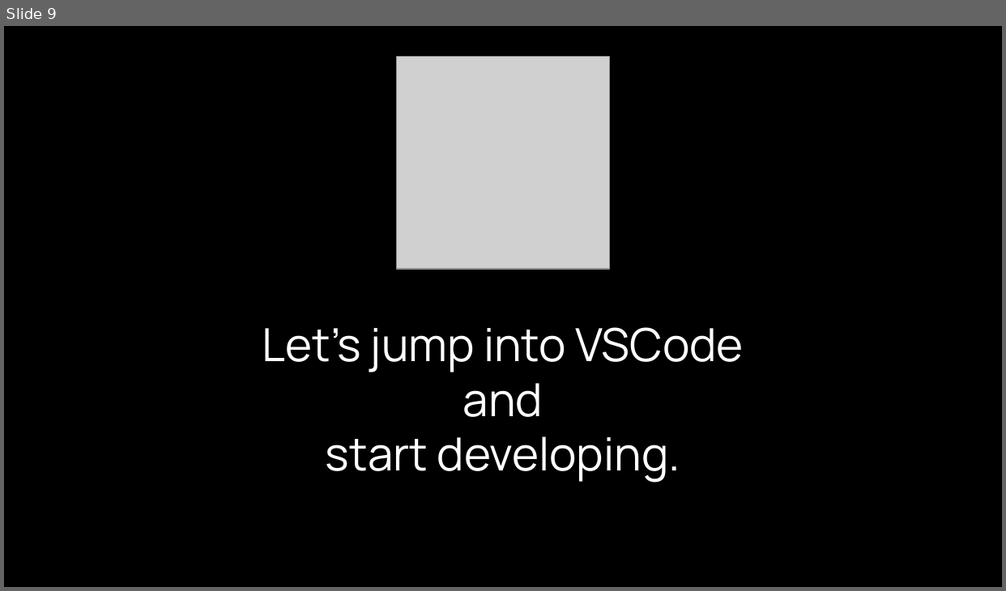
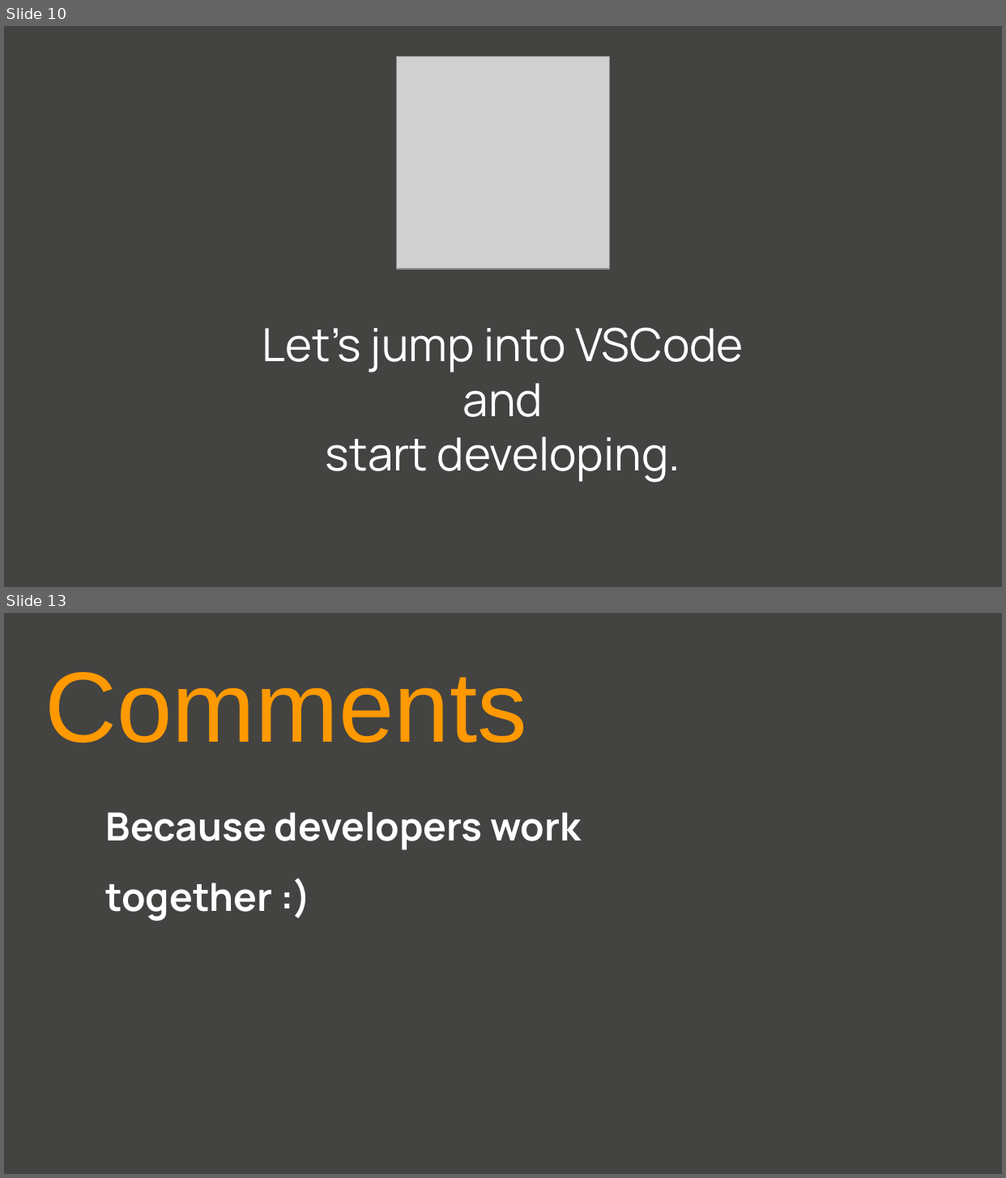
Before and after one commit to GaganSharmaGitHub/GirlScript-Education-Outreach-2-WebDev, a slide deck: Day1/WEBDEVwithGaganDay1.pptx. Shown one above the other, each under a label of ours: slide 9 before the commit, slides 10 and 13 after it; the slides between them are not shown. The pictures are 1006x591 and 1006x1178 pixels, drawn with LibreOffice and Linux fonts; fonts in the diff are those of the drawing; grey boxes stand for pictures. Boxes give left, top, right and bottom in pixels: in the first picture for what was removed or moved away, otherwise in the second. Text is boxed around its words. In the diff, an @@ line names an element or a change of style, - is before the commit and + after.

```diff
--- a/Day1/WEBDEVwithGaganDay1.pptx
+++ b/Day1/WEBDEVwithGaganDay1.pptx
@@ slide 13 added at <box>4,613,1002,1174</box>, background #434342 @@
@@ text added at <box>44,672,526,743</box>, 72 pt, text #FF9900 @@
+Comments
@@ text added at <box>106,812,581,921</box>, 28 pt, text #FFFFFF, bold @@
+Because developers work together :)
@@ what was slide 9 is now slide 10 @@
@@ slide 10 changed as well @@
@@ background #000000 to #434342 @@
```
Also in this commit, not shown: 7 other slides changed, 36 other slides added, 2 other files.
